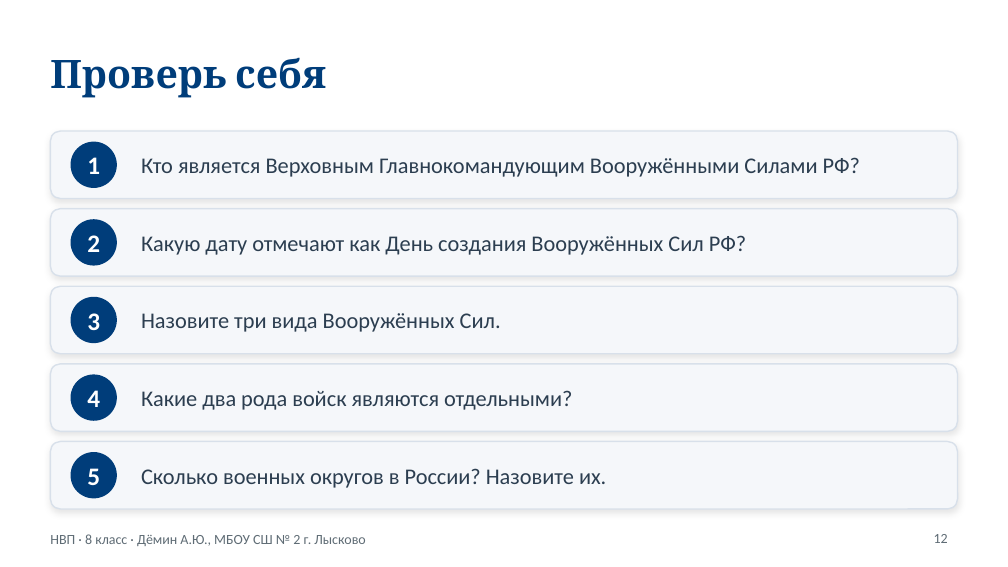
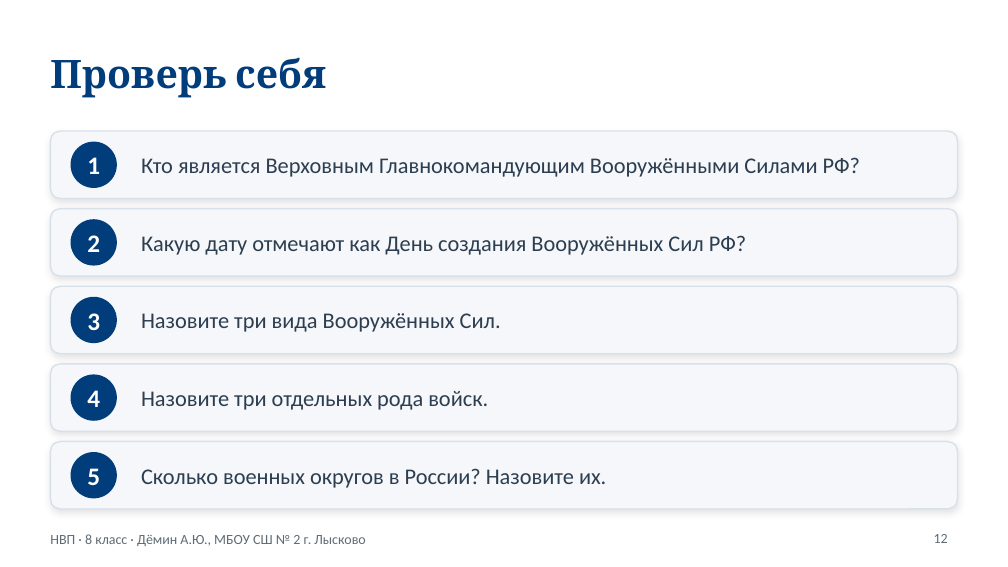
Before and after one commit to OBZR77/demin-obzr-site, a slide deck: slide 12 of files/prezentacii/nvp-8-vooruzhennye-sily.pptx. Drawn at 1008x567 pixels with LibreOffice and Linux fonts; fonts in the diff are those of the drawing. Boxes give left, top, right and bottom in pixels: in the first picture for what was removed or moved away, otherwise in the second. Text is boxed around its words. In the diff, an @@ line names an element or a change of style, - is before the commit and + after.

```diff
--- a/files/prezentacii/nvp-8-vooruzhennye-sily.pptx
+++ b/files/prezentacii/nvp-8-vooruzhennye-sily.pptx
@@ text at bbox=[141, 391, 488, 410]: text changed @@
-Какие два рода войск являются отдельными?
+Назовите три отдельных рода войск.
```
Also in this commit, not shown: 4 other slides changed, 1 other file.
